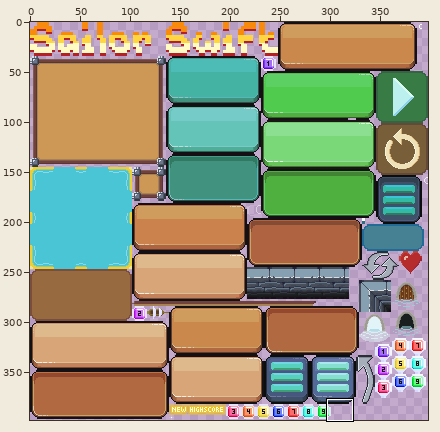
Sprite sheet -- res/atlas/ss.png. Above: a wide view before the commit, with the close-up outlined.
Close-up. Before the edit:
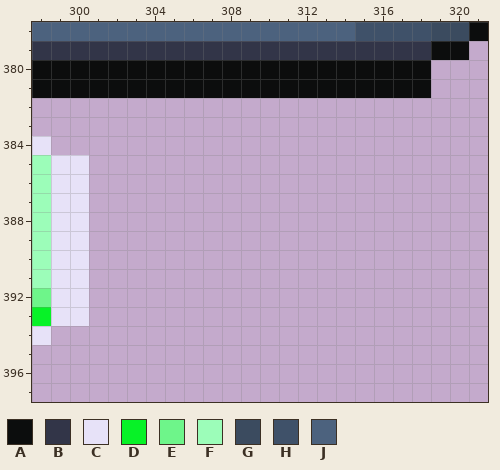
The file is 398x398 pixels. Colours within 5 levels of each other are drawn and written as one. Shown: x 298..321, y 378..397. The commit also changed other parts of the picture, which this record leaves out.
Palette (. is transparent): A #0c0d0d  B #323548  C #e7e2f8  D #07f227  E #6ef58a  F #9cfdb9  G #3b4b5f  H #3f5169  J #4c627e
Pixels before, first column x 298:
378 JJJJJJJJJJJJJJJJJHHHHGGA
379 BBBBBBBBBBBBBBBBBBBBBAA.
380 AAAAAAAAAAAAAAAAAAAAA...
381 AAAAAAAAAAAAAAAAAAAAA...
382 ........................
383 ........................
384 C.......................
385 FCC.....................
386 FCC.....................
387 FCC.....................
388 FCC.....................
389 FCC.....................
390 FCC.....................
391 FCC.....................
392 ECC.....................
393 DCC.....................
394 C.......................
After the commit:
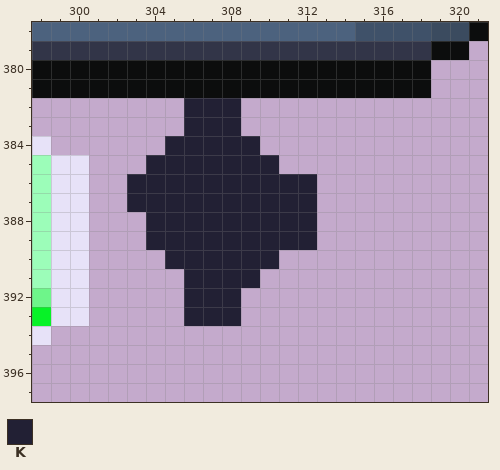
Colours new in this view: K #222034
What changed:
The edit adds colour K in rows 382 to 383 at x 306 to 308; in row 384 at x 305 to 309; in row 385 at x 304 to 310; in rows 386 to 387 at x 303 to 312; in rows 388 to 389 at x 304 to 312; in row 390 at x 305 to 310.
The edit adds colour K in row 391 at x 306 to 309; in rows 392 to 393 at x 306 to 308.
Where, in picture pixels (left, top, right, bottom), the same in both close-ups:
added: (127, 98, 317, 326)
